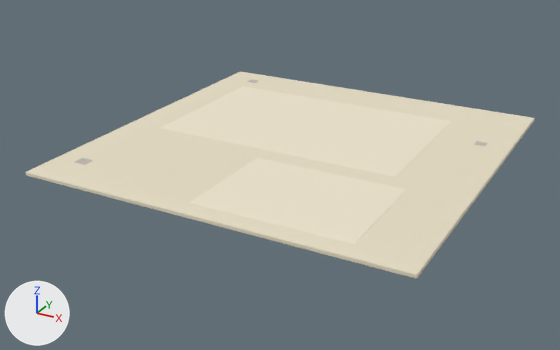
The glTF model assets/pbr/road_sand.glb, before and after one commit.
Before and after are seen from a camera (50 mm lens) standing at (3.52, -6.89, 3.01) and looking at (-0.14, -0.23, -0.32). Every picture has the same lights, and +X, +Y and +Z are marked at lower left. The first picture is the older version.

The first picture shows 'road_sand_field', 'road_sand_tone_a', 'road_sand_tone_b' and 2 more.
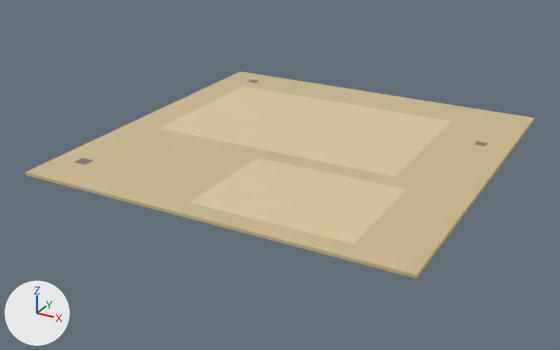
What changed in the scene script:
```text
Add img_vcw_tex_paint_road_sand_tone_albedo:
    img_vcw_tex_paint_road_sand_tone_albedo = load_image('vcw_tex_paint_road_sand_tone_albedo', '_unpacked/vcw_tex_paint_road_sand_tone_albedo', 128, 128, 'sRGB')
Add img_vcw_tex_paint_road_sand_tone_orm:
    img_vcw_tex_paint_road_sand_tone_orm = load_image('vcw_tex_paint_road_sand_tone_orm', '_unpacked/vcw_tex_paint_road_sand_tone_orm', 128, 128, 'Non-Color')
Add img_vcw_tex_paint_road_sand_tone_normal:
    img_vcw_tex_paint_road_sand_tone_normal = load_image('vcw_tex_paint_road_sand_tone_normal', '_unpacked/vcw_tex_paint_road_sand_tone_normal', 128, 128, 'Non-Color')
Add img_vcw_tex_paint_road_sand_field_normal:
    img_vcw_tex_paint_road_sand_field_normal = load_image('vcw_tex_paint_road_sand_field_normal', '_unpacked/vcw_tex_paint_road_sand_field_normal', 128, 128, 'Non-Color')
Add img_vcw_tex_paint_road_sand_field_albedo:
    img_vcw_tex_paint_road_sand_field_albedo = load_image('vcw_tex_paint_road_sand_field_albedo', '_unpacked/vcw_tex_paint_road_sand_field_albedo', 128, 128, 'sRGB')
Add img_vcw_tex_paint_road_sand_field_orm:
    img_vcw_tex_paint_road_sand_field_orm = load_image('vcw_tex_paint_road_sand_field_orm', '_unpacked/vcw_tex_paint_road_sand_field_orm', 128, 128, 'Non-Color')
Change mat_road_sand_field:
    remove # nodes: BsdfPrincipled, OutputMaterial
    remove # colours: pale yellow #e7dec5
    nodes: BsdfPrincipled, NormalMap, OutputMaterial, SeparateColor, TexImage x3
    uses the picture img_vcw_tex_paint_road_sand_field_albedo
    uses the picture img_vcw_tex_paint_road_sand_field_normal
    uses the picture img_vcw_tex_paint_road_sand_field_orm
Change mat_road_sand_tone:
    remove # nodes: BsdfPrincipled, OutputMaterial
    remove # colours: pale yellow #efe6ce
    nodes: BsdfPrincipled, NormalMap, OutputMaterial, SeparateColor, TexImage x3
    uses the picture img_vcw_tex_paint_road_sand_tone_albedo
    uses the picture img_vcw_tex_paint_road_sand_tone_normal
    uses the picture img_vcw_tex_paint_road_sand_tone_orm
```

Changed parts and their boxes (x1, y1, x2, y2) in the pictures (560 x 350 px):
'road_sand_field', surface changed (pale yellow to beige): (25, 72, 535, 279) in both
'road_sand_tone_a', surface changed (pale yellow to beige): (161, 86, 452, 177) in both
'road_sand_tone_b', surface changed (pale yellow to beige): (190, 158, 407, 244) in both
